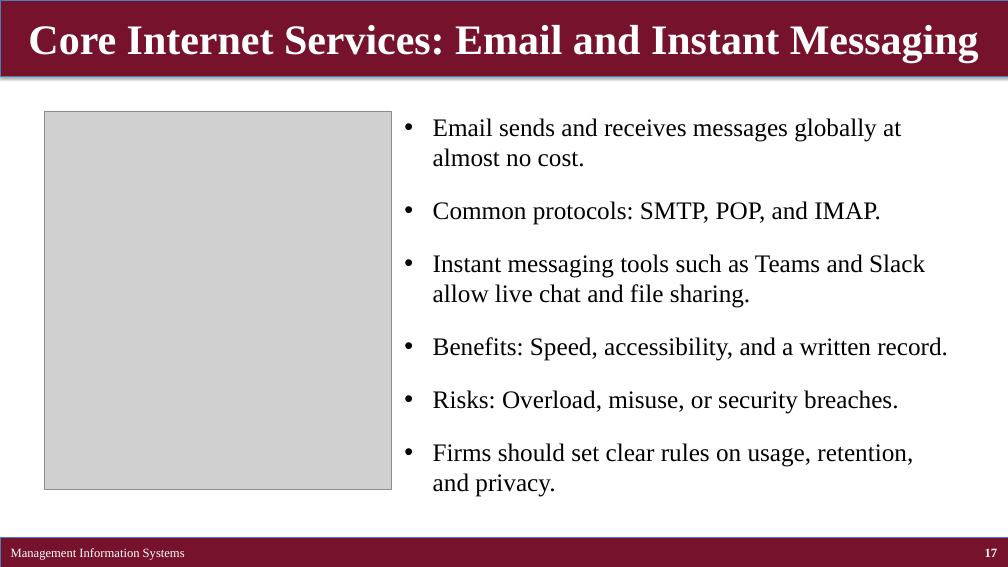
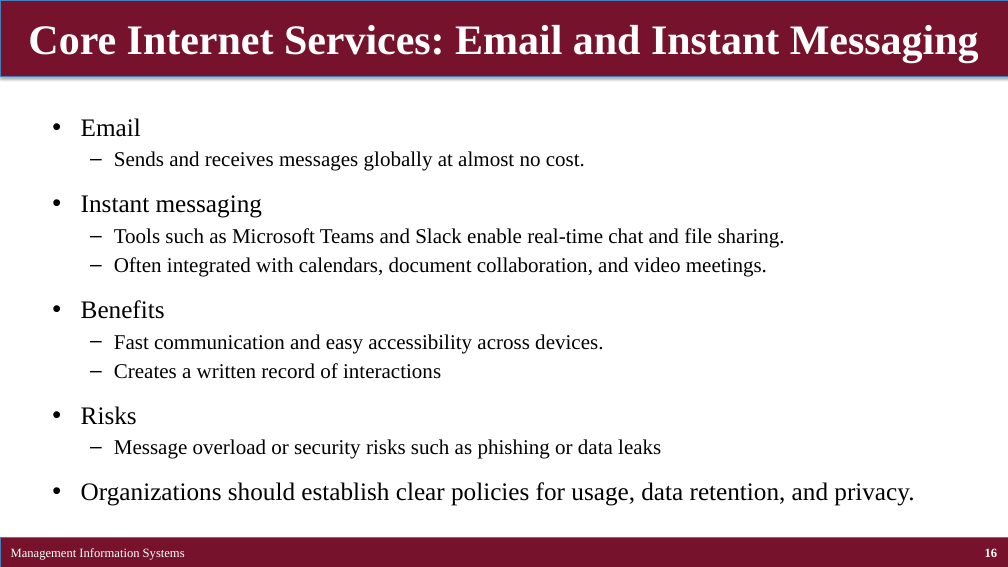
Before and after one commit to brianhwpark/brianhwpark.github.io, a slide deck: slide 16 of files/teaching-resources/concordiacollege-busn-315/busn-315-lecture-note/busn315-ch07.pptx (slide 17 before the commit). Drawn at 1008x567 pixels with LibreOffice and Linux fonts; fonts in the diff are those of the drawing; grey boxes stand for pictures. Boxes give left, top, right and bottom in pixels: in the first picture for what was removed or moved away, otherwise in the second. Text is boxed around its words. In the diff, an @@ line names an element or a change of style, - is before the commit and + after.

```diff
--- a/files/teaching-resources/concordiacollege-busn-315/busn-315-lecture-note/busn315-ch07.pptx
+++ b/files/teaching-resources/concordiacollege-busn-315/busn-315-lecture-note/busn315-ch07.pptx
@@ picture removed at (x1=45, y1=111, x2=391, y2=489) @@
@@ text at (x1=81, y1=118, x2=914, y2=506): text changed; size 24 to 20 pt @@
-• Email sends and receives messages globally at almost no cost.
-• Common protocols: SMTP, POP, and IMAP.
-• Instant messaging tools such as Teams and Slack allow live chat and file sharing.
-• Benefits: Speed, accessibility, and a written record.
-• Risks: Overload, misuse, or security breaches.
-• Firms should set clear rules on usage, retention, and privacy.
+• Email
+  – Sends and receives messages globally at almost no cost.
+• Instant messaging
+  – Tools such as Microsoft Teams and Slack enable real-time chat and file sharing.
+  – Often integrated with calendars, document collaboration, and video meetings.
+• Benefits
+  – Fast communication and easy accessibility across devices.
+  – Creates a written record of interactions
+• Risks
+  – Message overload or security risks such as phishing or data leaks
+• Organizations should establish clear policies for usage, data retention, and privacy.
@@ page number at (x1=985, y1=548, x2=998, y2=557): text changed @@
-17
+16
```
Also in this commit, not shown: 16 other slides changed, 1 slide added, 3 slides removed, 1 other file.
